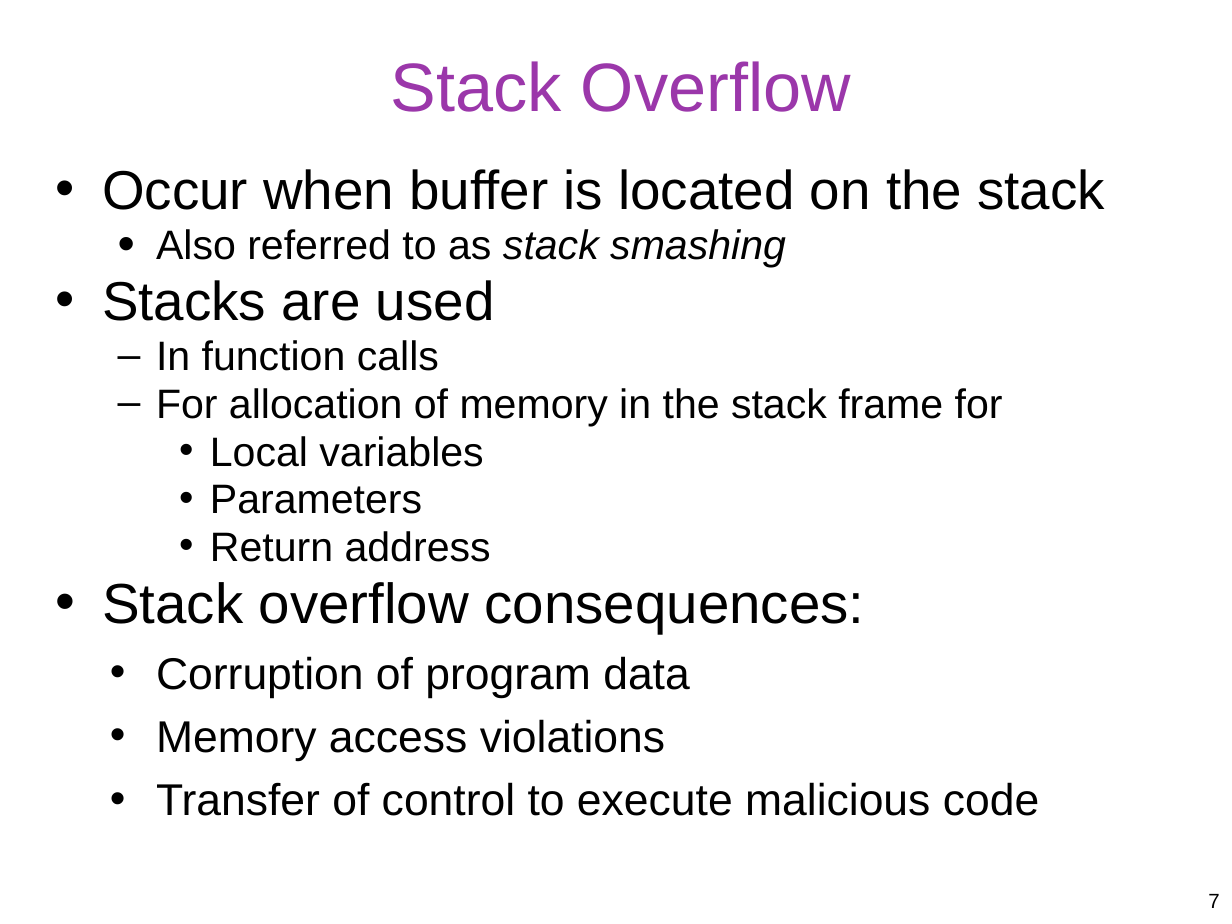
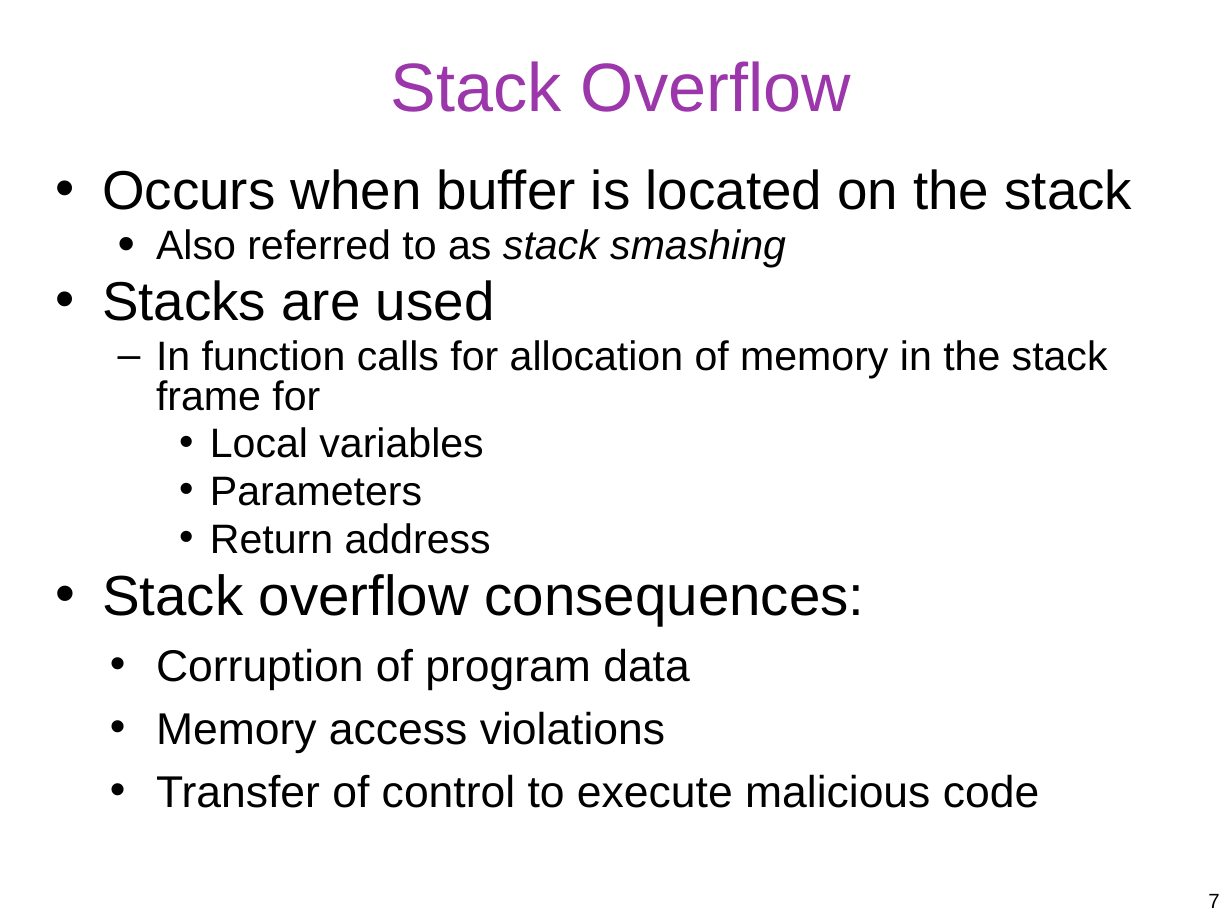
Before and after one commit to gulaoshi/gu.github.io, a slide deck: slide 7 of InfoSec/PPTs/L11-CH10-Buffer Overflow.pptx. Drawn at 1232x924 pixels with LibreOffice and Linux fonts; fonts in the diff are those of the drawing. Boxes give left, top, right and bottom in pixels: in the first picture for what was removed or moved away, otherwise in the second. Text is boxed around its words. In the diff, an @@ line names an element or a change of style, - is before the commit and + after.

```diff
--- a/InfoSec/PPTs/L11-CH10-Buffer Overflow.pptx
+++ b/InfoSec/PPTs/L11-CH10-Buffer Overflow.pptx
@@ text at [102,169,1133,210]: text changed @@
-• Occur when buffer is located on the stack
+• Occurs when buffer is located on the stack
@@ text at [156,340,1108,411]: text changed @@
-  – In function calls
-  – For allocation of memory in the stack frame for
+  – In function calls for allocation of memory in the stack frame for
```
Also in this commit, not shown: 4 other files.
